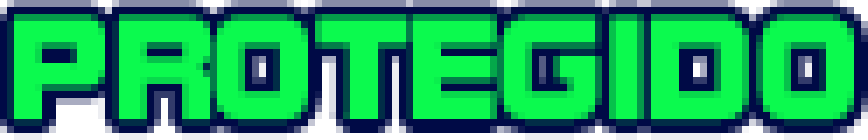
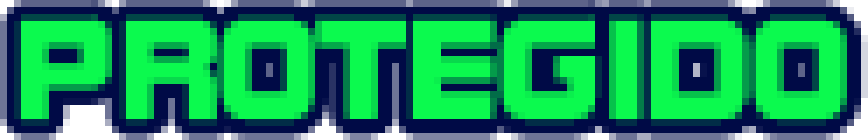
Layered file, before and after one edit (868x140). Changes by layer:
added group "+ Grossura" with 2 layers above "PROTEGIDO Resize V1.2" over [14, 14, 847, 126]
added layer "PROTEGIDO Resize V1.2" (1st of 2, in "+ Grossura") in group "+ Grossura" over [14, 14, 847, 126]
added layer "PROTEGIDO Resize V1.2 Traçado" in group "+ Grossura" over [14, 14, 847, 126]
renamed "PROTEGIDO copiar" to "PROTEGIDO Resize", hid it over [7, 14, 854, 126]
